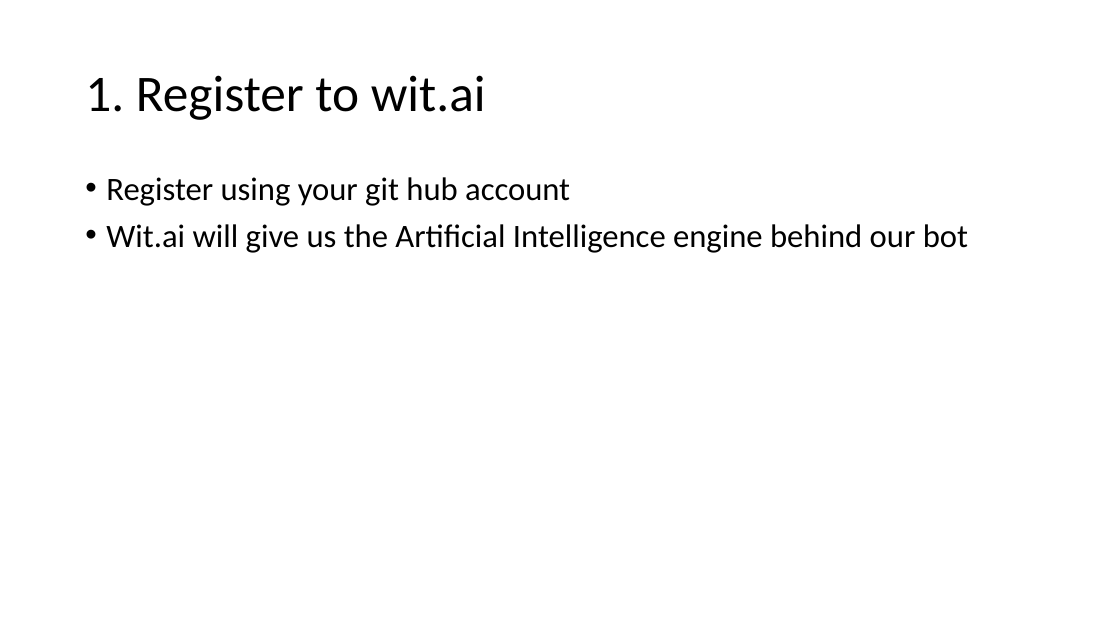
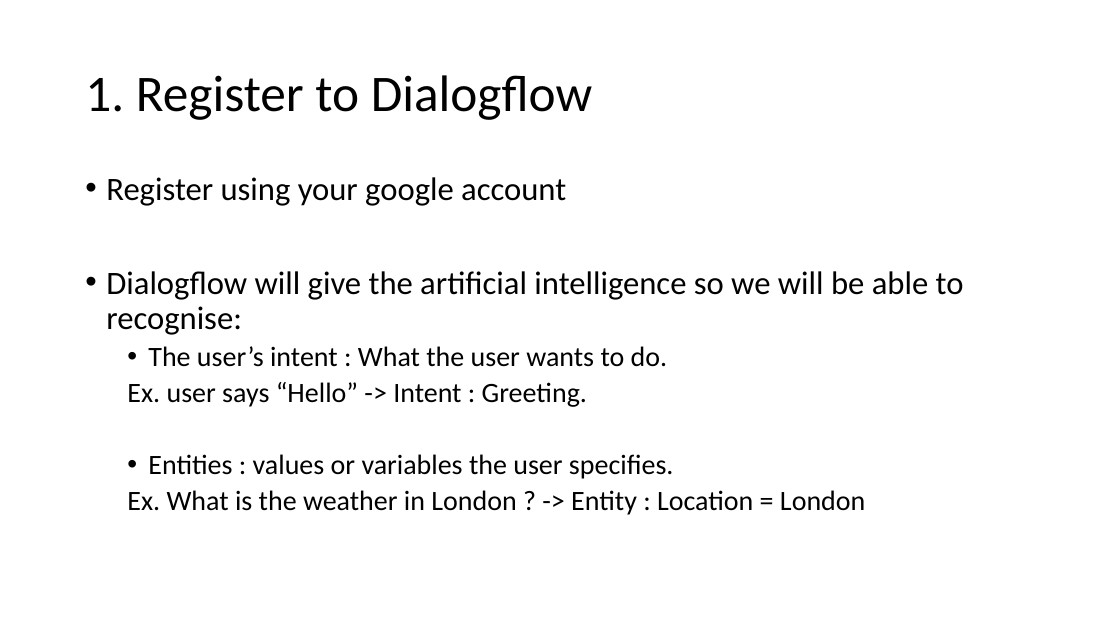
Before and after one commit to M1ck3yS3c/sam_bot, a slide deck: slide 5 of MessengerBotCreation.pptx (slide 2 before the commit). Drawn at 1120x630 pixels with LibreOffice and Linux fonts; fonts in the diff are those of the drawing. Boxes give left, top, right and bottom in pixels: in the first picture for what was removed or moved away, otherwise in the second. Text is boxed around its words. In the diff, an @@ line names an element or a change of style, - is before the commit and + after.

Commit message:
Updated pressentation. The second slide contents what he asked for the presentation day. We can do a tutorial like report.

```diff
--- a/MessengerBotCreation.pptx
+++ b/MessengerBotCreation.pptx
@@ title at box(85, 75, 593, 120): text changed @@
-1. Register to wit.ai
+1. Register to Dialogflow
@@ text at box(106, 177, 964, 515): text changed; size 28 to 24 pt @@
-• Register using your git hub account
-• Wit.ai will give us the Artificial Intelligence engine behind our bot
+• Register using your google account
+• Dialogflow will give the artificial intelligence so we will be able to recognise:
+  • The user’s intent : What the user wants to do.
+  Ex. user says “Hello” -> Intent : Greeting.
+  • Entities : values or variables the user specifies.
+  Ex. What is the weather in London ? -> Entity : Location = London
```
Also in this commit, not shown: 3 slides added.
